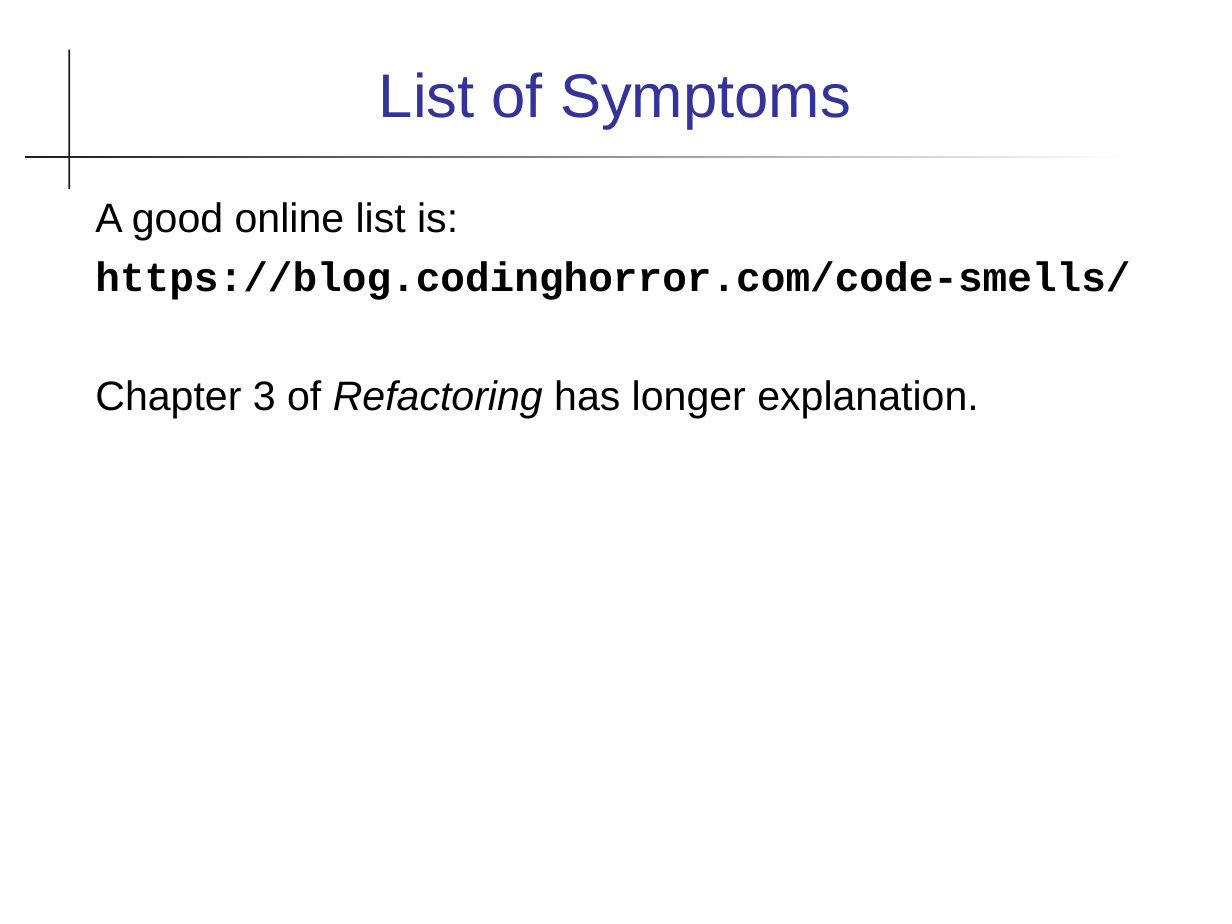
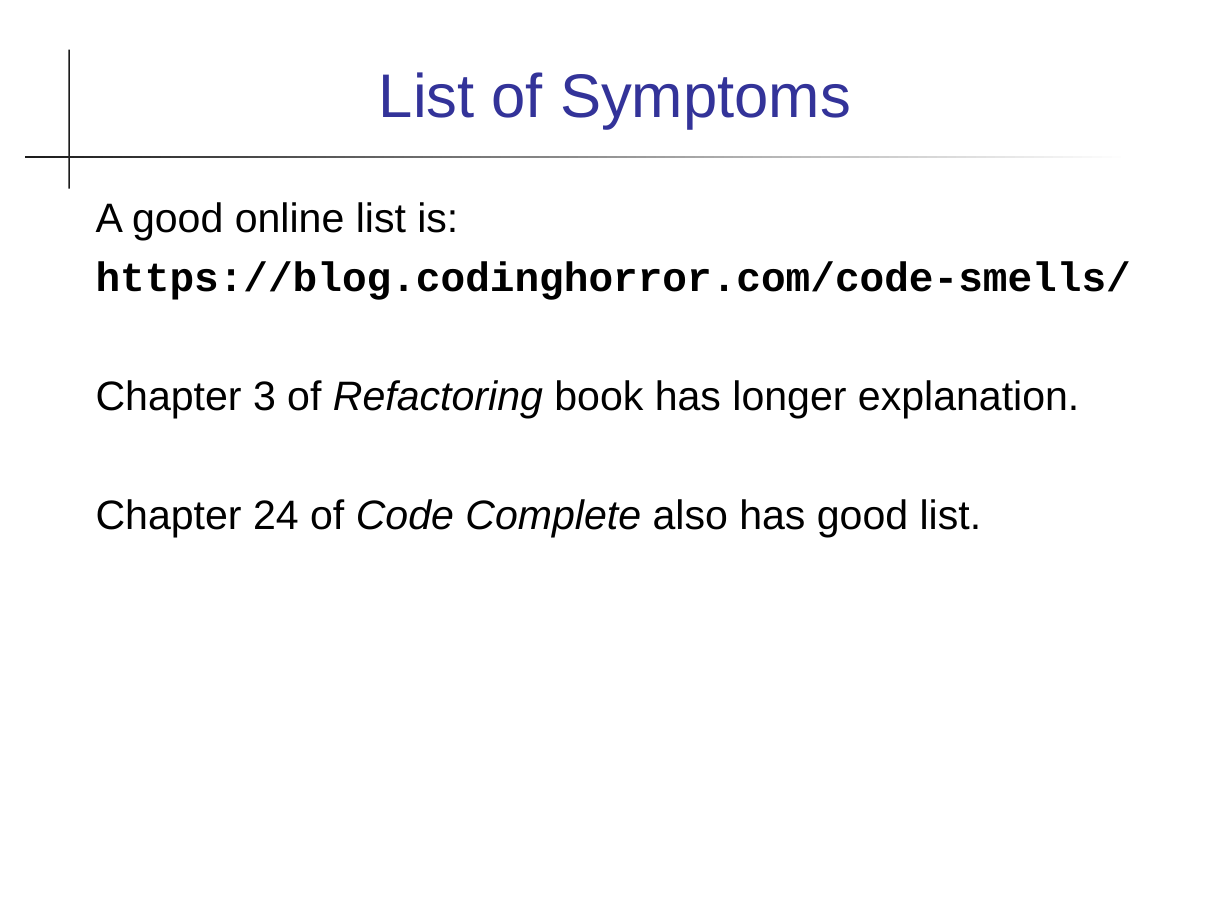
Before and after one commit to cpske/ISP, a slide deck: slide 11 of refactoring/Refactoring-Patterns.ppt. Drawn at 1232x924 pixels with LibreOffice and Linux fonts; fonts in the diff are those of the drawing. Boxes give left, top, right and bottom in pixels: in the first picture for what was removed or moved away, otherwise in the second. Text is boxed around its words. In the diff, an @@ line names an element or a change of style, - is before the commit and + after.

```diff
--- a/refactoring/Refactoring-Patterns.ppt
+++ b/refactoring/Refactoring-Patterns.ppt
@@ text at (x1=96, y1=380, x2=1079, y2=538): text changed @@
-Chapter 3 of Refactoring has longer explanation.
+Chapter 3 of Refactoring book has longer explanation.
+Chapter 24 of Code Complete also has good list.
```
Also in this commit, not shown: 5 other slides changed, 6 other files.
